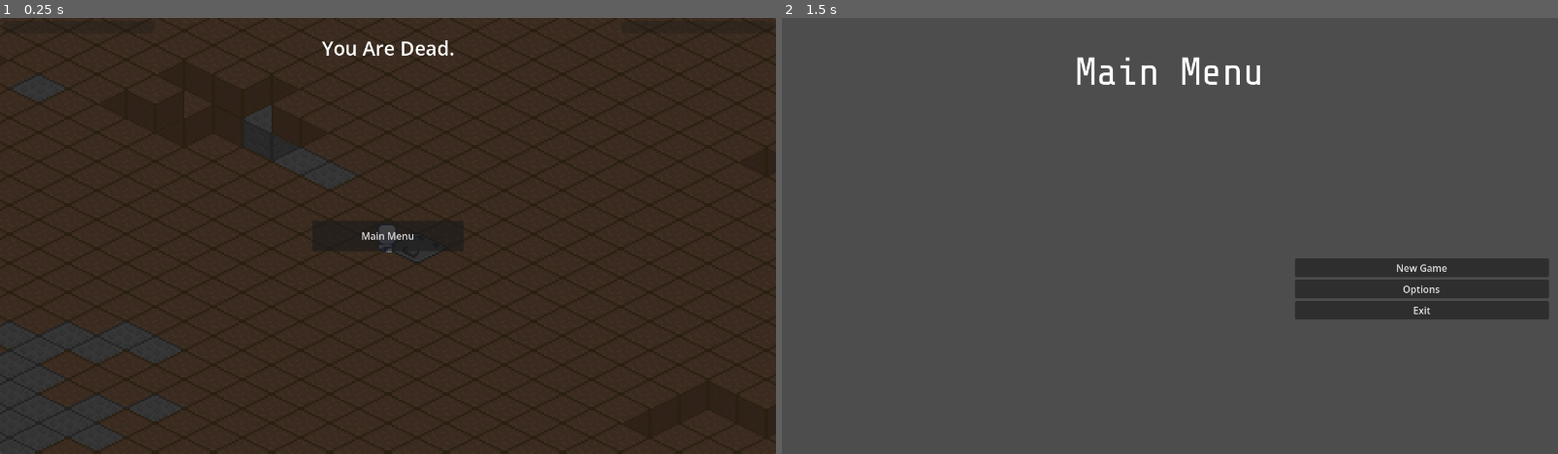
Above: before the commit, frames 1-2 (left to right).
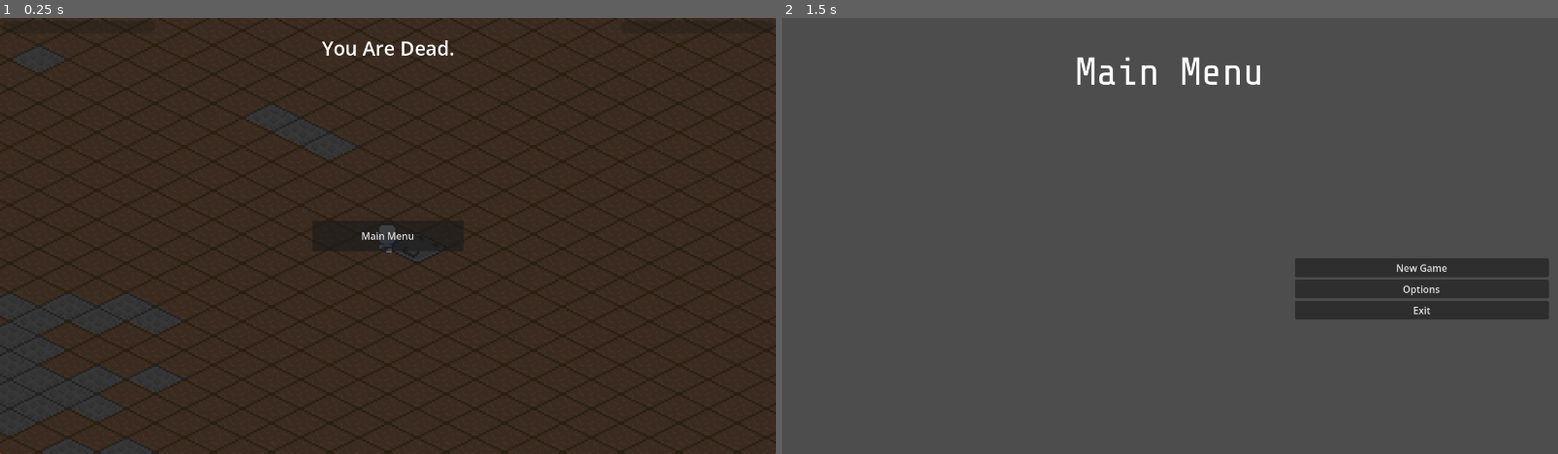
Above: after the commit, the same moments.

Repository: DarkSc0r/Project_Unknown_Prototype
Game: Godot game, scene res://main/Main.tscn
Same seed, same stepped clock (60 frames per second), same inputs: the game is played once before the commit and once after it. This scene is started directly instead of the project's main scene.
Inputs:
- Up to frame 1 (0.25 s): no input
- Up to frame 2 (1.5 s): tap Enter at 0.5 s; hold D (move_right) 0.53-1.25 s; tap E (interact) at 0.6 s; click "Main Menu" at 1.25 s

The runs differ from the first frame. In frame 1, 0.3% of the frame differs, in the area x 0-43%, y 19-100%; in frame 2, nothing differs.

Commit message:
Changed a few QOL things.

Diff:
--- a/character/player.tscn
+++ b/character/player.tscn
@@ -475,3 +475,4 @@
 zoom = Vector2(3, 3)
 
 [node name="Inventory" parent="." unique_id=1686426487 instance=ExtResource("3_dl7da")]
+visible = false
--- a/resources/player_inventory.tres
+++ b/resources/player_inventory.tres
@@ -1,10 +1,11 @@
 [gd_resource type="Resource" script_class="Inventory" format=3 uid="uid://bhmsa2ufmfikr"]
 
 [ext_resource type="Script" uid="uid://ub701eimnpc1" path="res://items/scripts/inventory_item.gd" id="1_1njko"]
+[ext_resource type="Resource" uid="uid://b1g03deirr2r4" path="res://resources/items/stone.tres" id="2_1njko"]
 [ext_resource type="Script" uid="uid://c6eenr3kjjjsp" path="res://ui/scripts/inventory.gd" id="3_hfe8y"]
 
 [resource]
 script = ExtResource("3_hfe8y")
-items = Array[ExtResource("1_1njko")]([null, null, null, null, null, null, null, null, null, null, null, null, null, null, null, null, null, null, null, null, null, null, null, null, null, null, null, null])
-item_quantities = Array[int]([0, 0, 0, 0, 0, 0, 0, 0, 0, 0, 0, 0, 0, 0, 0, 0, 0, 0, 0, 0, 0, 0, 0, 0, 0, 0, 0, 0, 0])
+items = Array[ExtResource("1_1njko")]([ExtResource("2_1njko"), null, null, null, null, null, null, null, null, null, null, null, null, null, null, null, null, null, null, null, null, null, null, null, null, null, null, null])
+item_quantities = Array[int]([8, 0, 0, 0, 0, 0, 0, 0, 0, 0, 0, 0, 0, 0, 0, 0, 0, 0, 0, 0, 0, 0, 0, 0, 0, 0, 0, 0, 0])
 metadata/_custom_type_script = "uid://c6eenr3kjjjsp"
--- a/ui/scripts/inventory_ui.gd
+++ b/ui/scripts/inventory_ui.gd
@@ -10,11 +10,14 @@
 
 func _ready() -> void:
 	create_slots()
+
+	# Set each slot to their slot_index and updates them
 	slots = slots_grid.get_children()
 	await get_tree().process_frame
+
+	InventoryManager.connect("update_item_slot", update_slots)
+
 	update_slots()
-	InventoryManager.connect("update_item_slot", update_slots)
-	close()
 
 func _process(_delta: float) -> void:
 	if Input.is_action_just_pressed("inventory"):
--- a/world/scripts/chunk.gd
+++ b/world/scripts/chunk.gd
@@ -1,8 +1,10 @@
 extends Node2D
+
+class_name Chunk
 
 # Chunk Generation Variables
 var chunk_coordinate : Vector2i
-var chunk_size := 32 # Tiles
+const chunk_size := 32 # Tiles
 
 # Tile Dictionary
 var dirt_tile := {"threshold": 1, "atlas": Vector2i(0, 0), "walkable": true}
--- a/world/scripts/chunk_manager.gd
+++ b/world/scripts/chunk_manager.gd
@@ -13,7 +13,7 @@
 
 var height_noise := FastNoiseLite.new()
 var height_noise_scale := 0.06
-var height_layers := 5.0 # DEBUG
+var height_layers := 0.0 # DEBUG
 
 var total_height_levels := height_layers + 1
 
@@ -76,7 +76,7 @@
 
 # Gets the chunk coordinate of whatever you need
 func get_chunk_coordinate(world_position : Vector2):
-	var chunk_coordinate = Vector2i(chunk_tilemap.local_to_map(world_position) / 32)
+	var chunk_coordinate = Vector2i(chunk_tilemap.local_to_map(world_position) / Chunk.chunk_size)
 	return chunk_coordinate
 
 func update_chunk():
